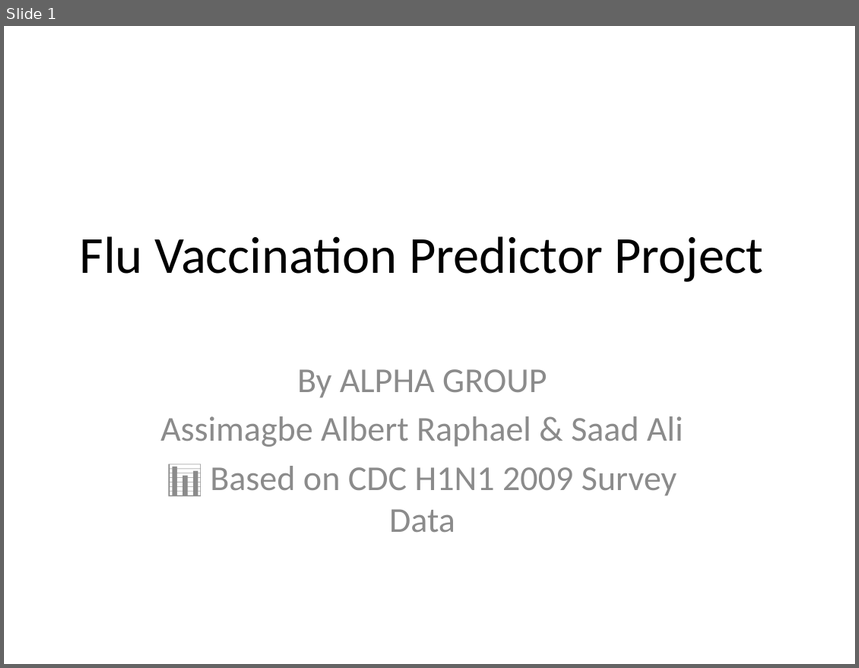
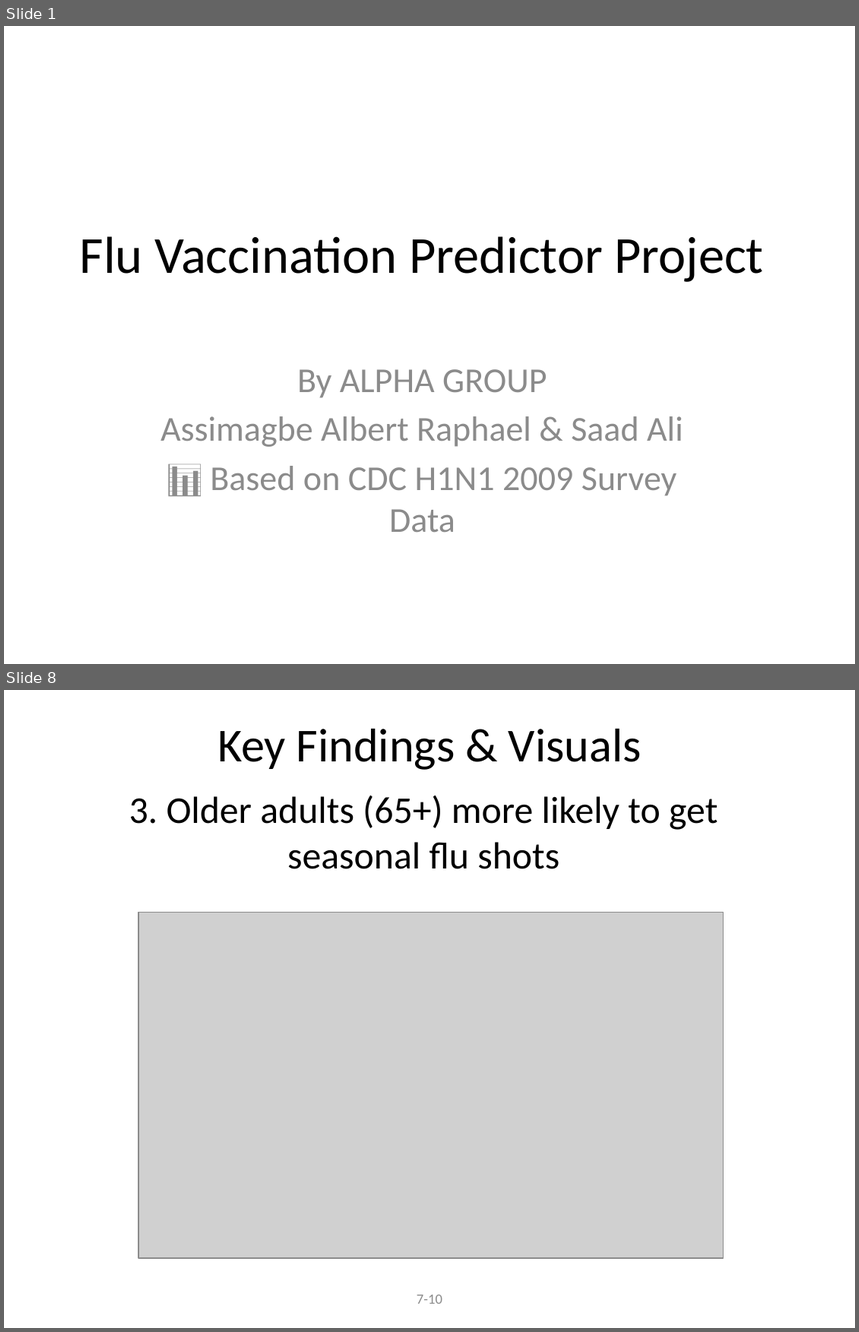
Before and after one commit to albert-raphael/alpha-group, a slide deck: documents/Flu_Vaccination_Predictor_Presentation.pptx. Shown one above the other, each under a label of ours: slide 1 before the commit, slides 1 and 8 after it; the slides between them are not shown. The pictures are 859x668 and 859x1332 pixels, drawn with LibreOffice and Linux fonts; fonts in the diff are those of the drawing; grey boxes stand for pictures. Boxes give left, top, right and bottom in pixels: in the first picture for what was removed or moved away, otherwise in the second. Text is boxed around its words. In the diff, an @@ line names an element or a change of style, - is before the commit and + after.

```diff
--- a/documents/Flu_Vaccination_Predictor_Presentation.pptx
+++ b/documents/Flu_Vaccination_Predictor_Presentation.pptx
@@ slide 8 added at [4, 690, 855, 1328], background #FFFFFF @@
@@ title added at [218, 728, 642, 770], 40 pt, text #000000 @@
+Key Findings & Visuals
@@ text added at [129, 795, 718, 869], 32 pt, text #000000 @@
+3. Older adults (65+) more likely to get seasonal flu shots
@@ picture added at [139, 912, 723, 1258] @@
@@ text added at [417, 1295, 443, 1304], 12 pt, text #8C8C8C @@
+7-10
```
Also in this commit, not shown: 4 slides changed, 5 other slides added, 2 slides removed, 1 other file.
